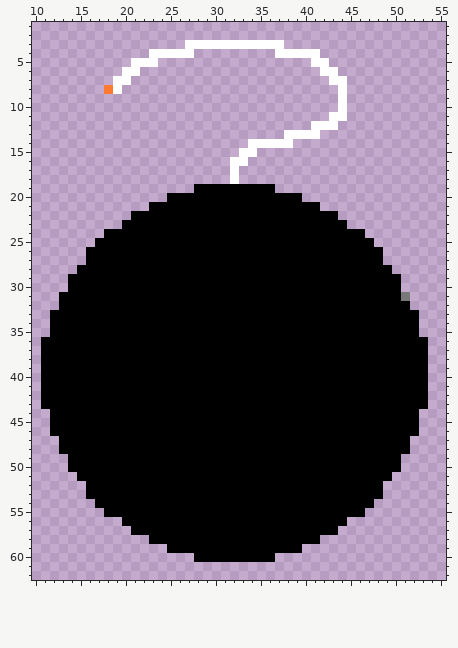
Edited in one commit: pixel-art sprite (assets/pickups/bomb.png). The picture above is the old version.
The file is 64x64 pixels. Shown: x 10..55, y 1..62.
And afterwards:
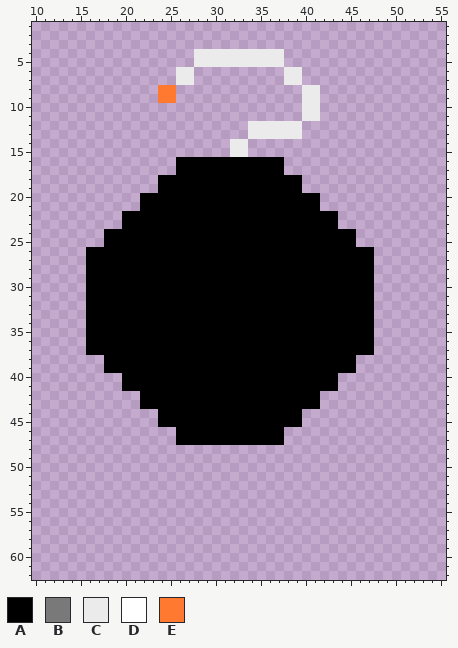
Palette (. is transparent): A #000000  B #797979  C #ebebeb  D #ffffff  E #ff7930
The edit:
@@ x 10..55 @@
  2 ..............................................
- 3 .................DDDDDDDDDDD..................
- 4 .............DDDDD.........DDDDD..............
- 5 ...........DDD.................DD.............
- 6 ..........DD....................DD............
- 7 .........DD......................DD...........
- 8 ........ED........................D...........
- 9 ..................................D...........
-10 ..................................D...........
-11 .................................DD...........
-12 ...............................DDD............
-13 ............................DDDD..............
-14 ........................DDDDD.................
-15 .......................DD.....................
-16 ......................DD......................
-17 ......................D.......................
-18 ......................D.......................
-19 ..................AAAAAAAAA...................
-20 ...............AAAAAAAAAAAAAAA................
-21 .............AAAAAAAAAAAAAAAAAAA..............
-22 ...........AAAAAAAAAAAAAAAAAAAAAAA............
-23 ..........AAAAAAAAAAAAAAAAAAAAAAAAA...........
-24 ........AAAAAAAAAAAAAAAAAAAAAAAAAAAAA.........
-25 .......AAAAAAAAAAAAAAAAAAAAAAAAAAAAAAA........
-26 ......AAAAAAAAAAAAAAAAAAAAAAAAAAAAAAAAA.......
-27 ......AAAAAAAAAAAAAAAAAAAAAAAAAAAAAAAAA.......
-28 .....AAAAAAAAAAAAAAAAAAAAAAAAAAAAAAAAAAA......
-29 ....AAAAAAAAAAAAAAAAAAAAAAAAAAAAAAAAAAAAA.....
-30 ....AAAAAAAAAAAAAAAAAAAAAAAAAAAAAAAAAAAAA.....
-31 ...AAAAAAAAAAAAAAAAAAAAAAAAAAAAAAAAAAAAAAB....
-32 ...AAAAAAAAAAAAAAAAAAAAAAAAAAAAAAAAAAAAAAA....
-33 ..AAAAAAAAAAAAAAAAAAAAAAAAAAAAAAAAAAAAAAAAA...
-34 ..AAAAAAAAAAAAAAAAAAAAAAAAAAAAAAAAAAAAAAAAA...
-35 ..AAAAAAAAAAAAAAAAAAAAAAAAAAAAAAAAAAAAAAAAA...
-36 .AAAAAAAAAAAAAAAAAAAAAAAAAAAAAAAAAAAAAAAAAAA..
-37 .AAAAAAAAAAAAAAAAAAAAAAAAAAAAAAAAAAAAAAAAAAA..
-38 .AAAAAAAAAAAAAAAAAAAAAAAAAAAAAAAAAAAAAAAAAAA..
-39 .AAAAAAAAAAAAAAAAAAAAAAAAAAAAAAAAAAAAAAAAAAA..
-40 .AAAAAAAAAAAAAAAAAAAAAAAAAAAAAAAAAAAAAAAAAAA..
-41 .AAAAAAAAAAAAAAAAAAAAAAAAAAAAAAAAAAAAAAAAAAA..
-42 .AAAAAAAAAAAAAAAAAAAAAAAAAAAAAAAAAAAAAAAAAAA..
-43 .AAAAAAAAAAAAAAAAAAAAAAAAAAAAAAAAAAAAAAAAAAA..
-44 ..AAAAAAAAAAAAAAAAAAAAAAAAAAAAAAAAAAAAAAAAA...
-45 ..AAAAAAAAAAAAAAAAAAAAAAAAAAAAAAAAAAAAAAAAA...
-46 ..AAAAAAAAAAAAAAAAAAAAAAAAAAAAAAAAAAAAAAAAA...
-47 ...AAAAAAAAAAAAAAAAAAAAAAAAAAAAAAAAAAAAAAA....
-48 ...AAAAAAAAAAAAAAAAAAAAAAAAAAAAAAAAAAAAAAA....
-49 ....AAAAAAAAAAAAAAAAAAAAAAAAAAAAAAAAAAAAA.....
-50 ....AAAAAAAAAAAAAAAAAAAAAAAAAAAAAAAAAAAAA.....
-51 .....AAAAAAAAAAAAAAAAAAAAAAAAAAAAAAAAAAA......
-52 ......AAAAAAAAAAAAAAAAAAAAAAAAAAAAAAAAA.......
-53 ......AAAAAAAAAAAAAAAAAAAAAAAAAAAAAAAAA.......
-54 .......AAAAAAAAAAAAAAAAAAAAAAAAAAAAAAA........
-55 ........AAAAAAAAAAAAAAAAAAAAAAAAAAAAA.........
-56 ..........AAAAAAAAAAAAAAAAAAAAAAAAA...........
-57 ...........AAAAAAAAAAAAAAAAAAAAAAA............
-58 .............AAAAAAAAAAAAAAAAAAA..............
-59 ...............AAAAAAAAAAAAAAA................
-60 ..................AAAAAAAAA...................
+ 3 ..............................................
+ 4 ..................CCCCCCCCCC..................
+ 5 ..................CCCCCCCCCC..................
+ 6 ................CC..........CC................
+ 7 ................CC..........CC................
+ 8 ..............EE..............CC..............
+ 9 ..............EE..............CC..............
+10 ..............................CC..............
+11 ..............................CC..............
+12 ........................CCCCCC................
+13 ........................CCCCCC................
+14 ......................CC......................
+15 ......................CC......................
+16 ................AAAAAAAAAAAA..................
+17 ................AAAAAAAAAAAA..................
+18 ..............AAAAAAAAAAAAAAAA................
+19 ..............AAAAAAAAAAAAAAAA................
+20 ............AAAAAAAAAAAAAAAAAAAA..............
+21 ............AAAAAAAAAAAAAAAAAAAA..............
+22 ..........AAAAAAAAAAAAAAAAAAAAAAAA............
+23 ..........AAAAAAAAAAAAAAAAAAAAAAAA............
+24 ........AAAAAAAAAAAAAAAAAAAAAAAAAAAA..........
+25 ........AAAAAAAAAAAAAAAAAAAAAAAAAAAA..........
+26 ......AAAAAAAAAAAAAAAAAAAAAAAAAAAAAAAA........
+27 ......AAAAAAAAAAAAAAAAAAAAAAAAAAAAAAAA........
+28 ......AAAAAAAAAAAAAAAAAAAAAAAAAAAAAAAA........
+29 ......AAAAAAAAAAAAAAAAAAAAAAAAAAAAAAAA........
+30 ......AAAAAAAAAAAAAAAAAAAAAAAAAAAAAAAA........
+31 ......AAAAAAAAAAAAAAAAAAAAAAAAAAAAAAAA........
+32 ......AAAAAAAAAAAAAAAAAAAAAAAAAAAAAAAA........
+33 ......AAAAAAAAAAAAAAAAAAAAAAAAAAAAAAAA........
+34 ......AAAAAAAAAAAAAAAAAAAAAAAAAAAAAAAA........
+35 ......AAAAAAAAAAAAAAAAAAAAAAAAAAAAAAAA........
+36 ......AAAAAAAAAAAAAAAAAAAAAAAAAAAAAAAA........
+37 ......AAAAAAAAAAAAAAAAAAAAAAAAAAAAAAAA........
+38 ........AAAAAAAAAAAAAAAAAAAAAAAAAAAA..........
+39 ........AAAAAAAAAAAAAAAAAAAAAAAAAAAA..........
+40 ..........AAAAAAAAAAAAAAAAAAAAAAAA............
+41 ..........AAAAAAAAAAAAAAAAAAAAAAAA............
+42 ............AAAAAAAAAAAAAAAAAAAA..............
+43 ............AAAAAAAAAAAAAAAAAAAA..............
+44 ..............AAAAAAAAAAAAAAAA................
+45 ..............AAAAAAAAAAAAAAAA................
+46 ................AAAAAAAAAAAA..................
+47 ................AAAAAAAAAAAA..................
+48 ..............................................
+49 ..............................................
+50 ..............................................
+51 ..............................................
+52 ..............................................
+53 ..............................................
+54 ..............................................
+55 ..............................................
+56 ..............................................
+57 ..............................................
+58 ..............................................
+59 ..............................................
+60 ..............................................
 61 ..............................................
Boxes around the changes in both pictures, in picture pixels (x1, y1, x2, y2):
changed: (41, 40, 428, 562)
